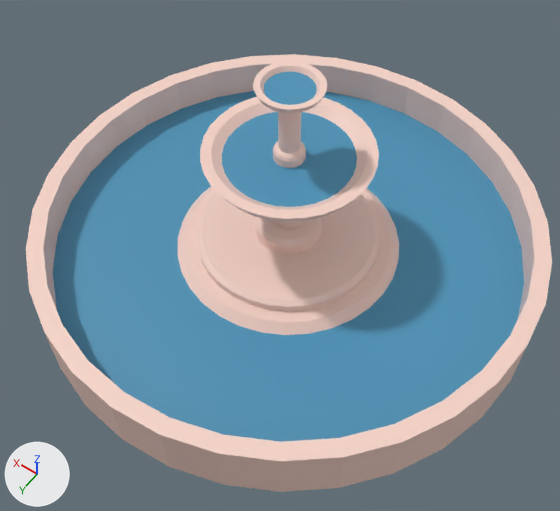
Before and after pictures for a commit that changed the Blender file Assets/Meshes/Blend Files/fountain_and_parkbench.blend.
Before and after are seen from a 50 mm camera at (-2.94, 4.27, 6.33) aimed at (-0.33, 0.61, 0.58). Every picture has the same lights, and +X, +Y and +Z are marked at lower left. Mesh edges are drawn as thin lines on the coarser meshes.

Names of what the first picture shows: 'Fountain'.
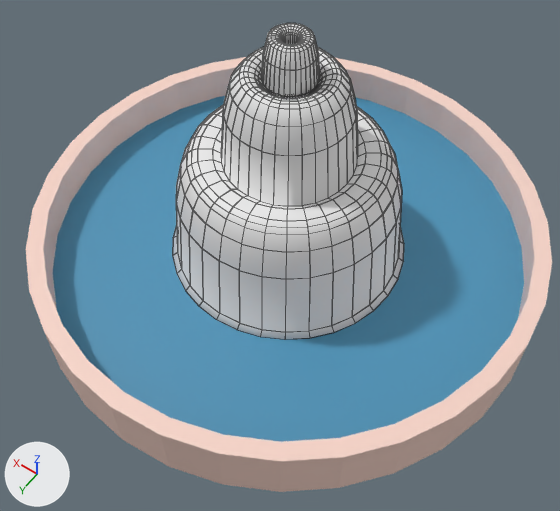
Changed parts and their boxes (x1, y1, x2, y2) in the pictures (560 x 511 px):
'Water', added
    after: (172, 23, 404, 340)

The change, as a diff of the scene's bpy script:
```diff
--- a/Assets/Meshes/Blend Files/fountain_and_parkbench.blend.py
+++ b/Assets/Meshes/Blend Files/fountain_and_parkbench.blend.py
@@ mat_material_001 @@
+mat_material_001 = principled_material('Material.001')
+mat_material_001.base_color = (0.8, 0.8, 0.8)  # white #e7e7e7
@@ me_circle @@
+me_circle.from_pydata(...)  # 1664 vertices, 1664 faces; spans x -1.22..1.22, y -1.22..1.22, z -2.05..0.54
+me_circle.polygons.foreach_set('use_smooth', [True] * 1664)
+me_circle.materials.append(mat_material_001)  # white #e7e7e7
@@ ob_water @@
+ob_water = bpy.data.objects.new('Water', me_circle)
+ob_water.location = (0.0, 0.0, 2.0)
```
